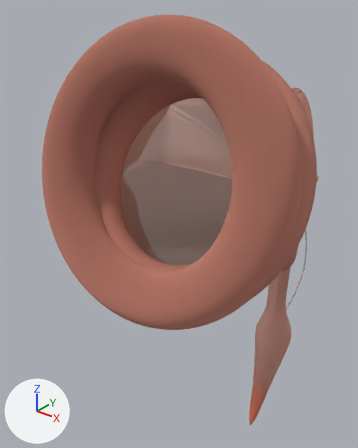
One commit to the Blender file WeirdoGun3.blend: the scene before it, then after it.
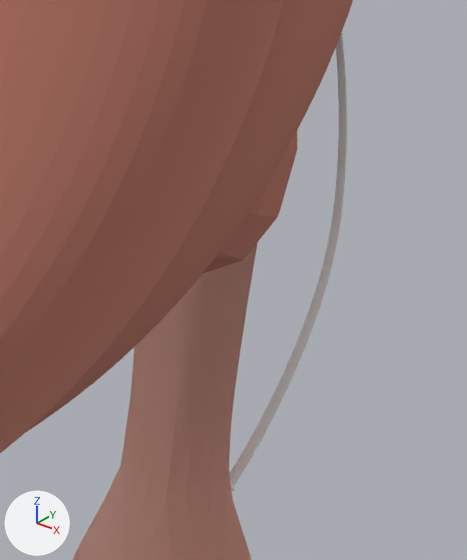
Old and new are each drawn whole from a 50 mm camera at (10.65, -16.68, 17.7) aimed at (-0.36, -2.92, 9.17) and again close up on the part from 68% to 92% of the width and 50% to 72% of the height. The axes (+X, +Y, +Z) are drawn at lower left. The lights are the same throughout.

The scene before the commit, as lines of its bpy script (objects in view):
```python
me_cube = bpy.data.meshes.new('Cube')
me_cube.from_pydata(...)  # 72 vertices, 40 faces; spans x -1.33..1.33, y -1.33..1.33, z -1.0..1.66
me_cube.materials.append(mat_material_003)  # pink #bc7e6f
me_cylinder_004 = bpy.data.meshes.new('Cylinder.004')
me_cylinder_004.from_pydata(...)  # 1088 vertices, 1058 faces; spans x -36.2..12.3, y -63.6..17.7, z -1.5..0.0
me_torus_001 = bpy.data.meshes.new('Torus.001')
me_torus_001.from_pydata(...)  # a torus around z (ring radius 1.0, tube radius 0.25) spanning x -1.25..1.25, y -1.25..1.25, z -0.25..0.25
me_torus_001.materials.append(mat_material_001)  # pink #bc7e6f
ob_cube = bpy.data.objects.new('Cube', me_cube)
ob_cube.location = (1.868, 1.123, 7.371)
ob_cube.rotation_euler = (-0.258, 0.0, 0.0)  # degrees (-15, 0, 0)
ob_cube.scale = (1.44, 0.744, 1.85)
_m = ob_cube.modifiers.new('Smooth', 'SMOOTH')
_m = ob_cube.modifiers.new('Subsurf', 'SUBSURF')
_m.levels = 3
_m.render_levels = 3
ob_cylinder = bpy.data.objects.new('Cylinder', me_cylinder_004)
ob_cylinder.location = (4.673, 2.289, 8.011)
ob_cylinder.rotation_euler = (0.642, 0.0664, 1.635)  # degrees (37, 3.8, 94)
ob_cylinder.scale = (-0.039, -0.0495, 3.54)
_m = ob_cylinder.modifiers.new('Subsurf', 'SUBSURF')
ob_torus_001 = bpy.data.objects.new('Torus.001', me_torus_001)
ob_torus_001.location = (1.908, -5.717, 12.355)
ob_torus_001.rotation_euler = (-2.065, -0.413, 0.237)  # degrees (-118, -24, 14)
ob_torus_001.scale = (-3.34, -3.34, -3.34)
_m = ob_torus_001.modifiers.new('Subsurf', 'SUBSURF')
_m.levels = 3
# also in view: 'Torus' at (1.93, -6.94, 12.81); 'Cone.001' at (1.88, -2.07, 6.4)
```
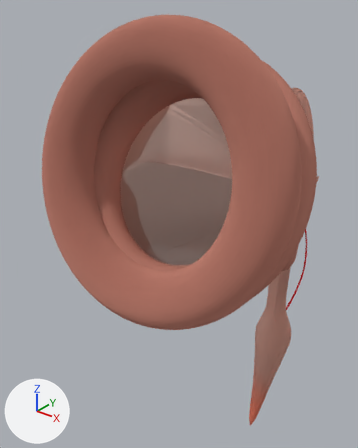
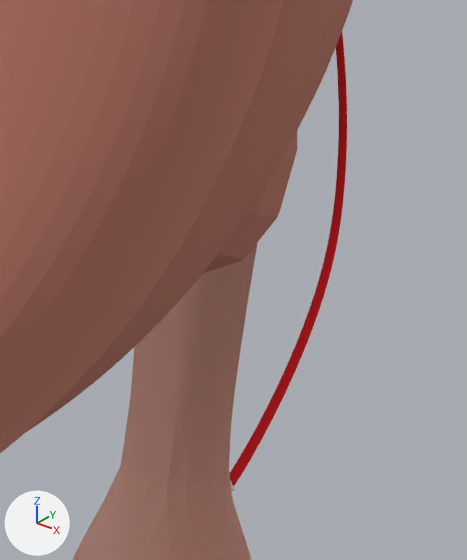
Edits to the bpy script that builds the scene:
```text
Add mat_material_006:
    mat_material_006 = diffuse_material('Material.006')
    mat_material_006.base_color = (0.8, 0.0242, 0.0306)  # red #e72b31
Change me_cylinder_004:
    where me_cylinder_004.from_pydata(...)  # 1088 vertices, 1058 faces; spans x -36.2..12.3, y -63.6..17.7, z -1.5..0.0
    add me_cylinder_004.materials.append(mat_material_006)  # red #e72b31
```

What differs and where, as boxes [x1, y1, x2, y2] in the close-ups (467 x 560 px):
'Cylinder', recoloured (grey to red)
    both: [230, 32, 347, 486]
